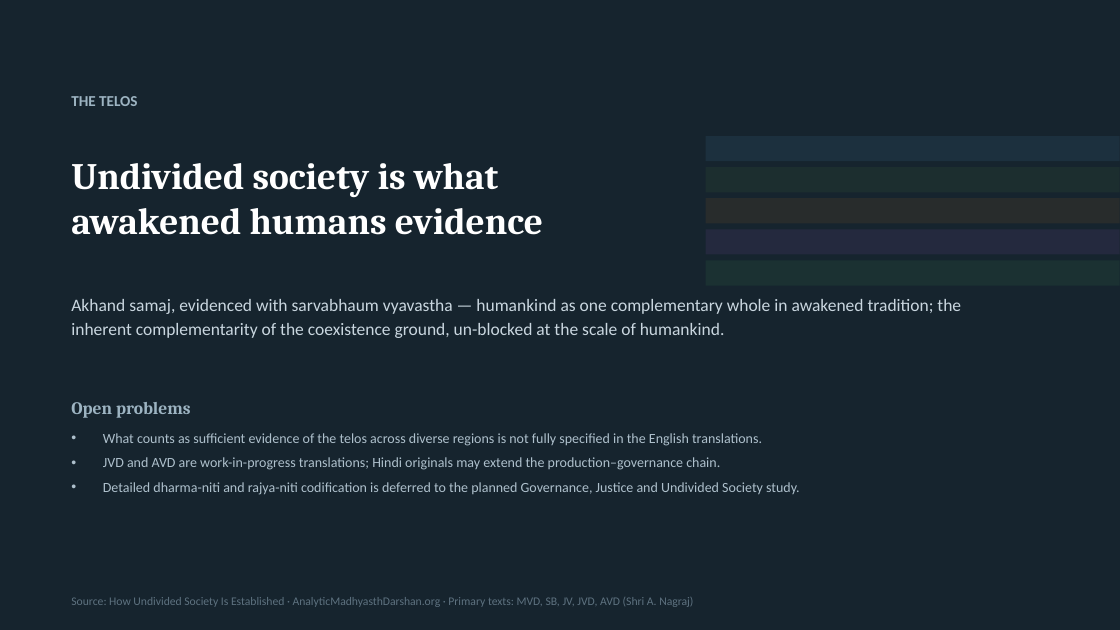
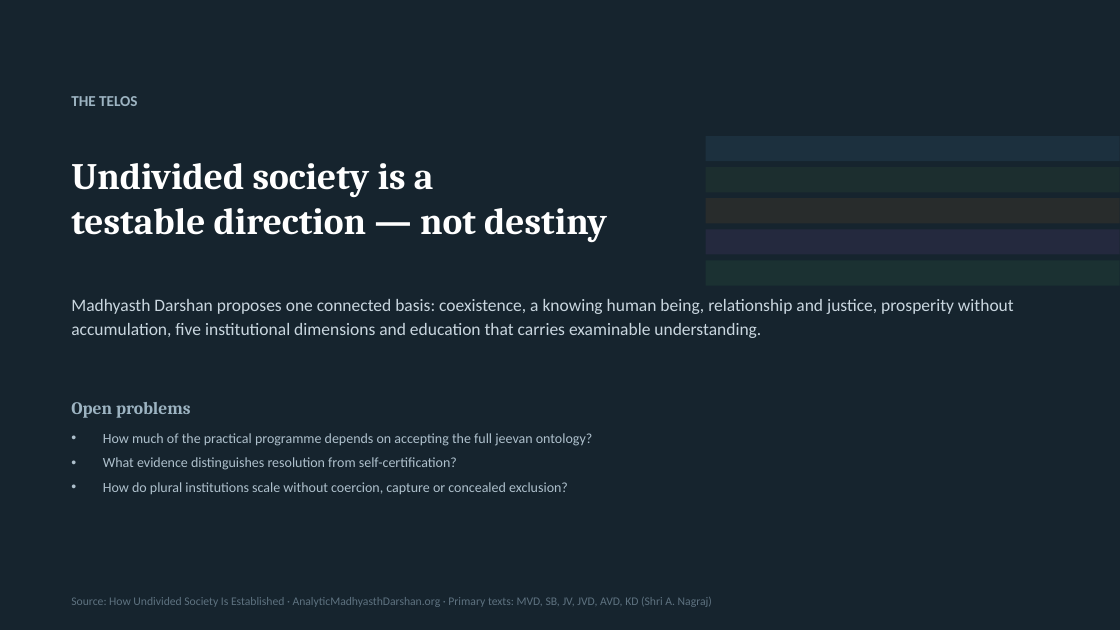
Before and after one commit to raghavamohan/AnalyticMadhyasthDarshan, a slide deck: slide 23 of Studies/How-Undivided-Society-Is-Established/How-Undivided-Society-Is-Established.pptx. Drawn at 1120x630 pixels with LibreOffice and Linux fonts; fonts in the diff are those of the drawing. Boxes give left, top, right and bottom in pixels: in the first picture for what was removed or moved away, otherwise in the second. Text is boxed around its words. In the diff, an @@ line names an element or a change of style, - is before the commit and + after.

```diff
--- a/Studies/How-Undivided-Society-Is-Established/How-Undivided-Society-Is-Established.pptx
+++ b/Studies/How-Undivided-Society-Is-Established/How-Undivided-Society-Is-Established.pptx
@@ text at [71,163,607,243]: text changed @@
-Undivided society is what
-awakened humans evidence
+Undivided society is a
+testable direction — not destiny
@@ text at [71,299,1014,338]: text changed @@
-Akhand samaj, evidenced with sarvabhaum vyavastha — humankind as one complementary whole in awakened tradition; the inherent complementarity of the coexistence ground, un-blocked at the scale of humankind.
+Madhyasth Darshan proposes one connected basis: coexistence, a knowing human being, relationship and justice, prosperity without accumulation, five institutional dimensions and education that carries examinable understanding.
@@ text at [103,433,592,494]: text changed @@
-• What counts as sufficient evidence of the telos across diverse regions is not fully specified in the English translations.
-• JVD and AVD are work-in-progress translations; Hindi originals may extend the production–governance chain.
-• Detailed dharma-niti and rajya-niti codification is deferred to the planned Governance, Justice and Undivided Society study.
+• How much of the practical programme depends on accepting the full jeevan ontology?
+• What evidence distinguishes resolution from self-certification?
+• How do plural institutions scale without coercion, capture or concealed exclusion?
@@ text at [71,597,712,607]: text changed @@
-Source: How Undivided Society Is Established · AnalyticMadhyasthDarshan.org · Primary texts: MVD, SB, JV, JVD, AVD (Shri A. Nagraj)
+Source: How Undivided Society Is Established · AnalyticMadhyasthDarshan.org · Primary texts: MVD, SB, JV, JVD, AVD, KD (Shri A. Nagraj)
```
Also in this commit, not shown: 20 other slides changed, 2 slides added, 2 slides removed, 7 other files.
